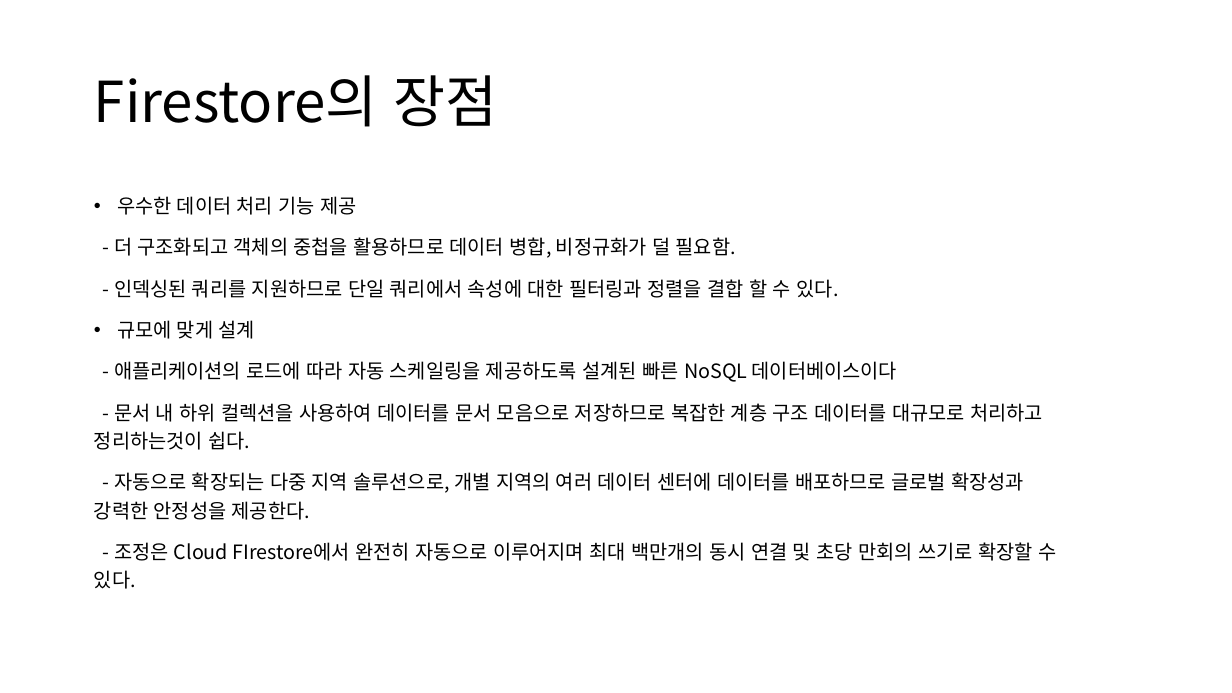
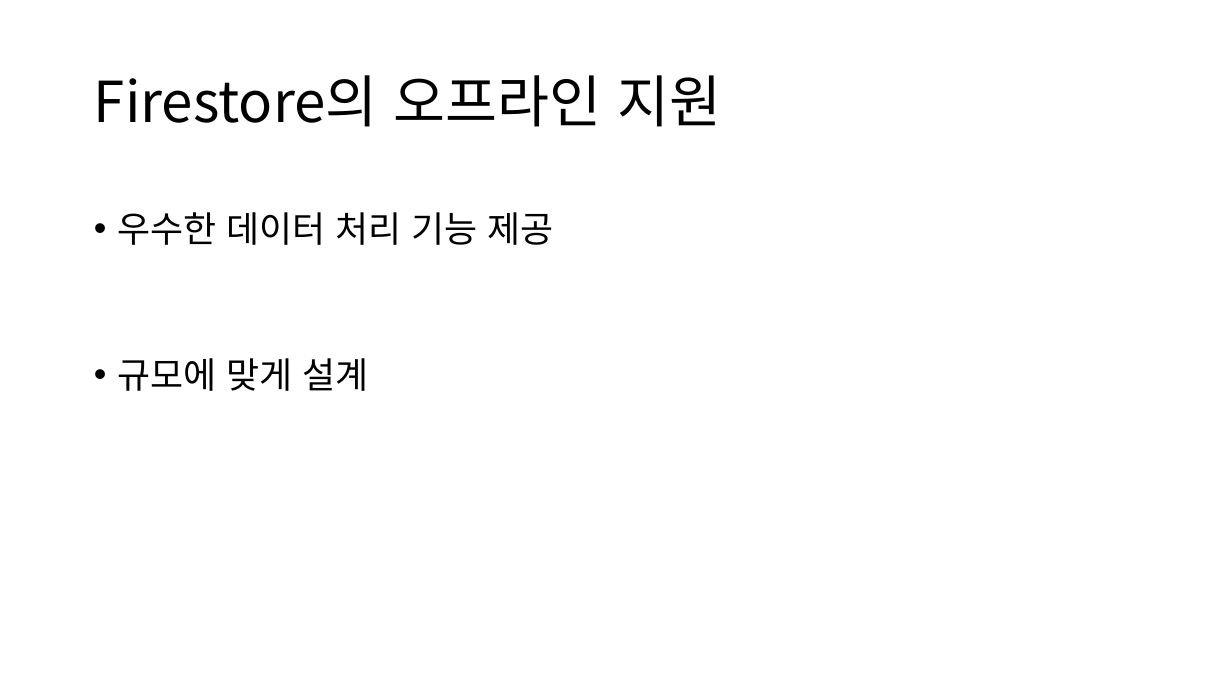
Before and after one commit to popuyaha/gcp-bootstrap-client, a slide deck: slide 6 of GCP기반 Serverless 아키텍쳐.pptx. Drawn at 1232x693 pixels with LibreOffice and Linux fonts; fonts in the diff are those of the drawing. Boxes give left, top, right and bottom in pixels: in the first picture for what was removed or moved away, otherwise in the second. Text is boxed around its words. In the diff, an @@ line names an element or a change of style, - is before the commit and + after.

Commit message:
문서

```diff
--- a/GCP기반 Serverless 아키텍쳐.pptx
+++ b/GCP기반 Serverless 아키텍쳐.pptx
@@ title at (94,75,721,127): text changed @@
-Firestore의 장점
+Firestore의 오프라인 지원
@@ text "우수한 데이터 처리 기능 제공" at (117,212,553,391): size 15.4 to 28 pt; line spacing 1.2 to 1.4 @@
@@ text at (114,237,838,298): paragraphs removed @@
-- 더 구조화되고 객체의 중첩을 활용하므로 데이터 병합, 비정규화가 덜 필요함.
-- 인덱싱된 쿼리를 지원하므로 단일 쿼리에서 속성에 대한 필터링과 정렬을 결합 할 수 있다.
@@ text at (94,361,1056,589): paragraphs removed @@
-- 애플리케이션의 로드에 따라 자동 스케일링을 제공하도록 설계된 빠른 NoSQL 데이터베이스이다
-- 문서 내 하위 컬렉션을 사용하여 데이터를 문서 모음으로 저장하므로 복잡한 계층 구조 데이터를 대규모로 처리하고 정리하는것이 쉽다.
-- 자동으로 확장되는 다중 지역 솔루션으로, 개별 지역의 여러 데이터 센터에 데이터를 배포하므로 글로벌 확장성과 강력한 안정성을 제공한다.
-- 조정은 Cloud FIrestore에서 완전히 자동으로 이루어지며 최대 백만개의 동시 연결 및 초당 만회의 쓰기로 확장할 수 있다.
```
Also in this commit, not shown: 5 other slides changed, 3 slides added, 1 other file.
